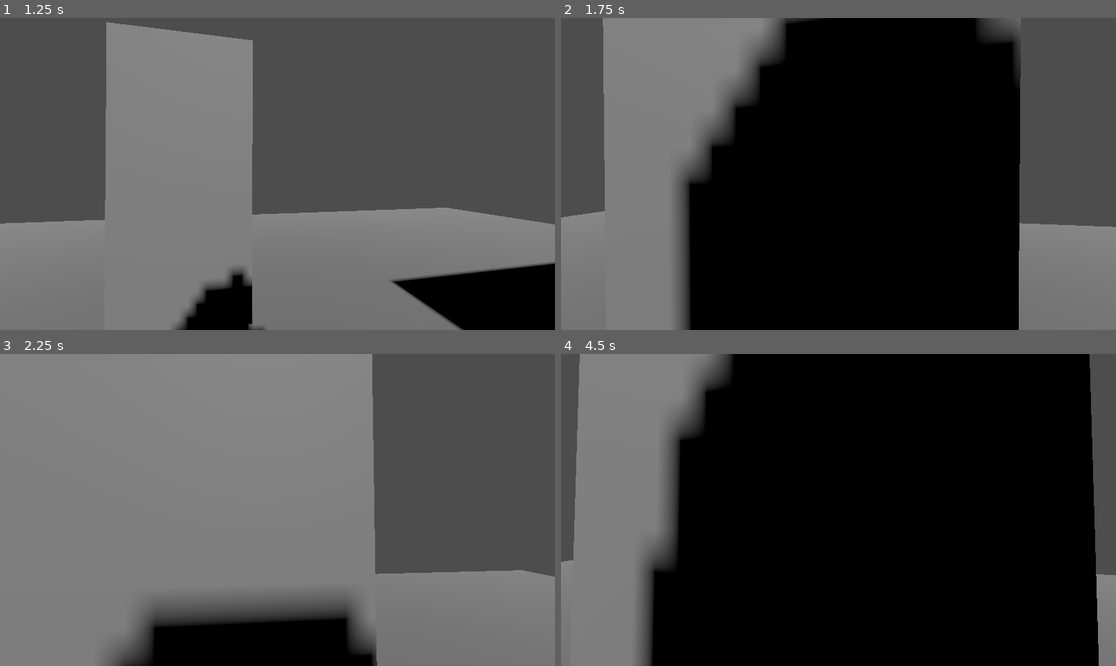
Above: before the commit, frames 1-4 (two rows, left to right).
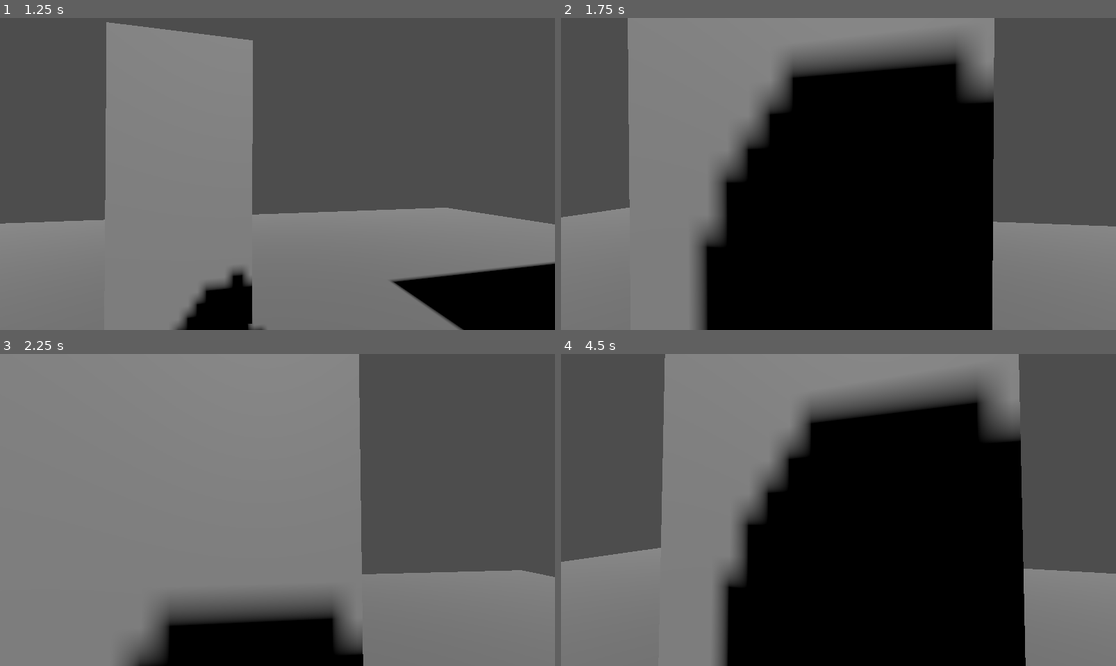
Above: after the commit, the same moments.

Repository: TheGirs0n/darkseeker
Game: Godot game, scene res://Assets/Scenes/Test/Test.tscn
Same seed, same stepped clock (60 frames per second), same inputs: the game is played once before the commit and once after it. The project has no main scene, so this scene is started directly.
Inputs (mouse positions are in pixels of both pictures, inside the frame that each line leads up to):
- Up to frame 1 (1.25 s): move the mouse to (305, 174) at 0.52 s; hold W (move_forward) from 0.53 s (still down); hold Ctrl (crouch) from 0.53 s (still down)
- Up to frame 2 (1.75 s): keep holding W (move_forward); move the mouse to (810, 174) at 1.27 s; release Ctrl (crouch) at 1.28 s; tap E (interact) at 1.35 s
- Up to frame 3 (2.25 s): keep holding W (move_forward); move the mouse to (288, 503) at 2.02 s; hold Ctrl (crouch) from 2.03 s (still down)
- Up to frame 4 (4.5 s): keep holding W (move_forward); tap Enter at 2.75, 4.25 s; move the mouse to (832, 516) at 2.77 s; release Ctrl (crouch) at 2.78 s; tap E (interact) at 2.85, 4.35 s; tap Space at 3.5 s; move the mouse to (877, 513) at 3.52 s; hold Ctrl (crouch) 3.53-4.28 s; move the mouse to (794, 506) at 4.27 s

Frame 1 is identical in both runs. In frame 2, 22% of the frame differs, in the area x 0-100%, y 0-100%; in frame 3, 3.4%; in frame 4, 50%.

Commit message:
fix door

Diff:
--- a/Assets/Scripts/Environment/SlidingDoor.gd
+++ b/Assets/Scripts/Environment/SlidingDoor.gd
@@ -6,6 +6,13 @@
 
 var is_open : bool = false
 var slide_tween : Tween
+var start_position : Vector3
+var end_position : Vector3
+
+func _ready() -> void:
+	start_position = self.global_position
+	end_position = start_position + target_offset
+
 
 func interact():
 	is_open = !is_open
@@ -13,12 +20,19 @@
 
 
 func change_door_position(is_open : bool):
-	var side = 1 if is_open == true else -1
+	if is_open:
+		if slide_tween:
+			slide_tween.kill()
 
-	if slide_tween:
-		slide_tween.kill()
+		slide_tween = create_tween()
+		slide_tween.set_ease(Tween.EASE_IN_OUT)
+		slide_tween.set_trans(Tween.TRANS_LINEAR)
+		slide_tween.tween_property(self, "position", start_position, 0.5)
+	else:
+		if slide_tween:
+			slide_tween.kill()
 
-	slide_tween = create_tween()
-	slide_tween.set_ease(Tween.EASE_IN_OUT)
-	slide_tween.set_trans(Tween.TRANS_LINEAR)
-	slide_tween.tween_property(self, "position", position + target_offset * side, 0.5)
+		slide_tween = create_tween()
+		slide_tween.set_ease(Tween.EASE_IN_OUT)
+		slide_tween.set_trans(Tween.TRANS_LINEAR)
+		slide_tween.tween_property(self, "position", end_position, 0.5)
